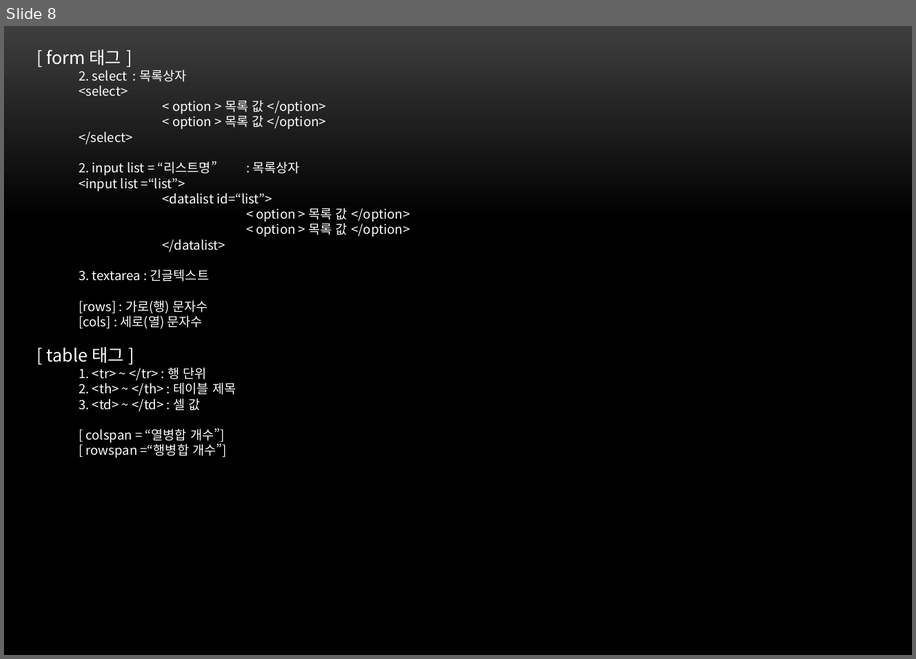
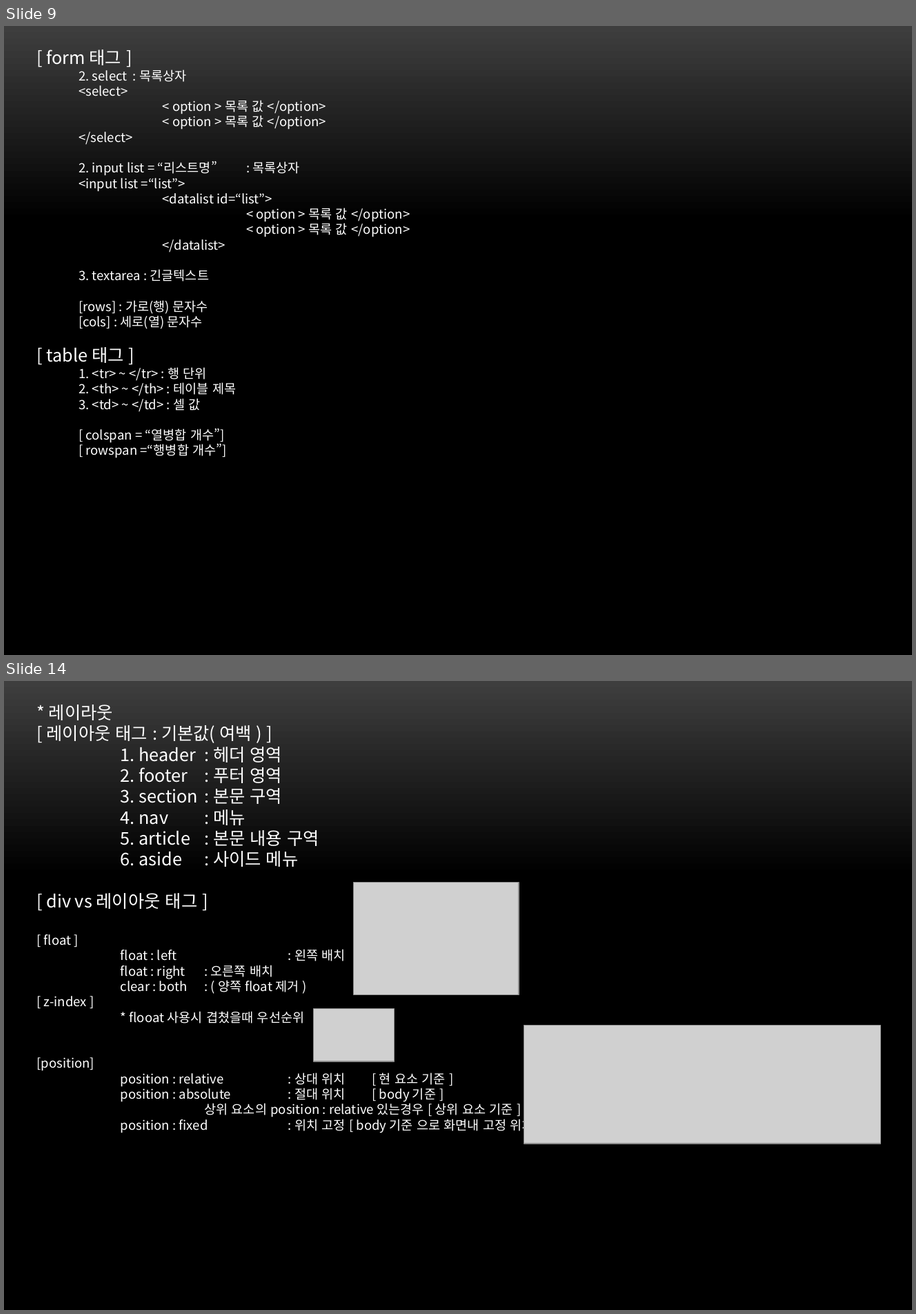
Before and after one commit to itdanja/web_ezen_1, a slide deck: front/src/main/webapp/web.pptx. Shown one above the other, each under a label of ours: slide 8 before the commit, slides 9 and 14 after it; the slides between them are not shown. The pictures are 916x659 and 916x1314 pixels, drawn with LibreOffice and Linux fonts; fonts in the diff are those of the drawing; grey boxes stand for pictures; background and template pictures are left out. Boxes give left, top, right and bottom in pixels: in the first picture for what was removed or moved away, otherwise in the second. Text is boxed around its words. In the diff, an @@ line names an element or a change of style, - is before the commit and + after.

```diff
--- a/front/src/main/webapp/web.pptx
+++ b/front/src/main/webapp/web.pptx
@@ slide 14 added at bbox=[4, 681, 912, 1310], background picture (left out) @@
@@ text added at bbox=[44, 704, 534, 1134], 11 pt, text #FFFFFF @@
+* 레이라웃
+[ 레이아웃 태그 : 기본값( 여백 ) ]
+1. header : 헤더 영역
+2. footer : 푸터 영역
+3. section : 본문 구역
+4. nav : 메뉴
+5. article : 본문 내용 구역
+6. aside : 사이드 메뉴
+[ div vs 레이아웃 태그 ]
+[ float ]
+float : left : 왼쪽 배치
+float : right : 오른쪽 배치
+clear : both : ( 양쪽 float 제거 )
+[ z-index ]
+* flooat 사용시 겹쳤을때 우선순위
+[position]
+position : relative : 상대 위치 [ 현 요소 기준 ]
+position : absolute : 절대 위치 [ body 기준 ]
+상위 요소의 position : relative 있는경우 [ 상위 요소 기준 ]
+position : fixed : 위치 고정 [ body 기준 으로 화면내 고정 위치 ]
@@ picture added at bbox=[354, 882, 519, 994] @@
@@ picture added at bbox=[313, 1009, 394, 1062] @@
@@ picture added at bbox=[524, 1025, 880, 1144] @@
@@ what was slide 8 is now slide 9 @@
```
Also in this commit, not shown: 3 slides changed, 7 other slides added, 1 other file.
